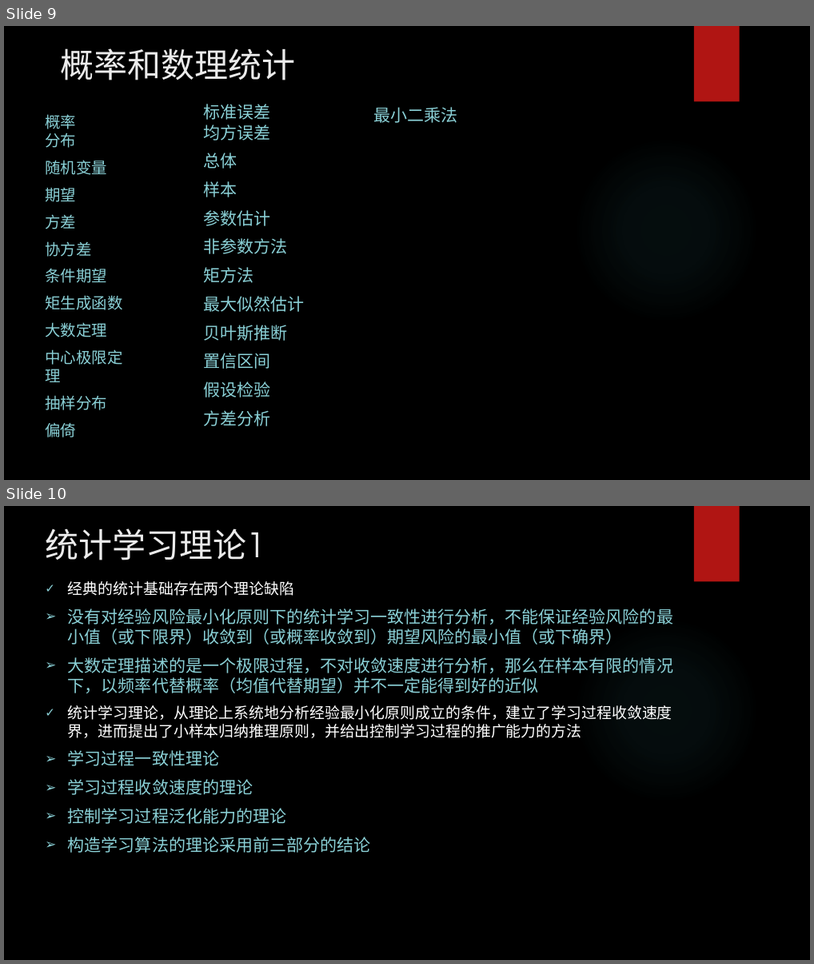
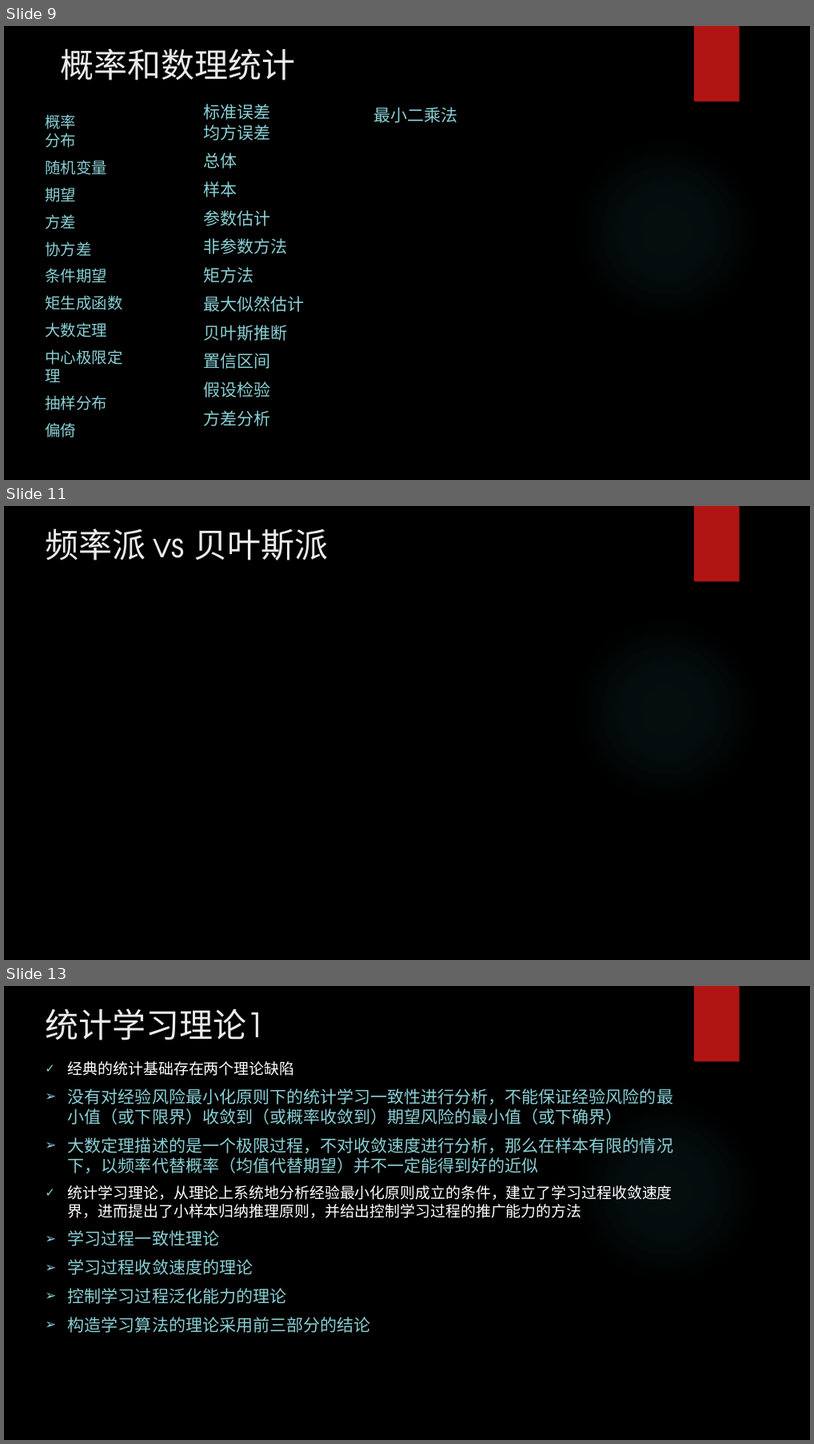
Before and after one commit to yejinlei/about-ml, a slide deck: AI的数学基础.pptx. Shown one above the other, each under a label of ours: slides 9 and 10 before the commit, slides 9, 11 and 13 after it; the slides between them are not shown. The pictures are 814x964 and 814x1444 pixels, drawn with LibreOffice and Linux fonts; fonts in the diff are those of the drawing; background and template pictures are left out. Boxes give left, top, right and bottom in pixels: in the first picture for what was removed or moved away, otherwise in the second. Text is boxed around its words. In the diff, an @@ line names an element or a change of style, - is before the commit and + after.

```diff
--- a/AI的数学基础.pptx
+++ b/AI的数学基础.pptx
@@ slide 11 added at [4,506,810,960], background picture (left out); not listed: 2 template elements that a slide beside it also shows @@
@@ title added at [45,528,329,560], 40 pt, text #EBEBEB @@
+频率派 vs 贝叶斯派
@@ what was slide 10 is now slide 13 @@
```
Also in this commit, not shown: 1 slide changed, 2 other slides added, 2 other files.
